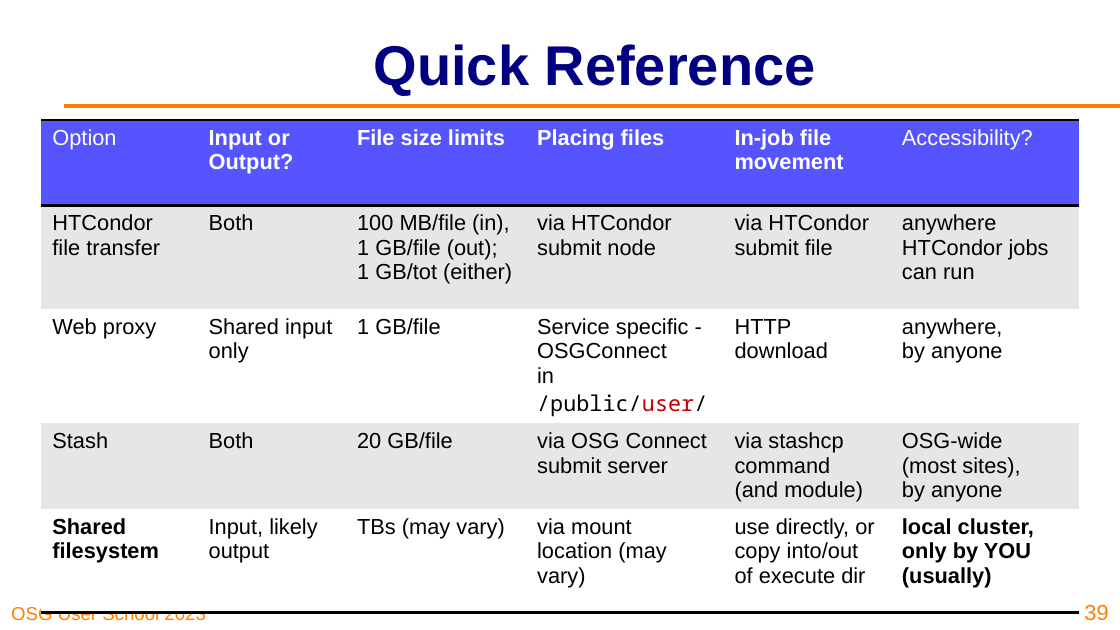
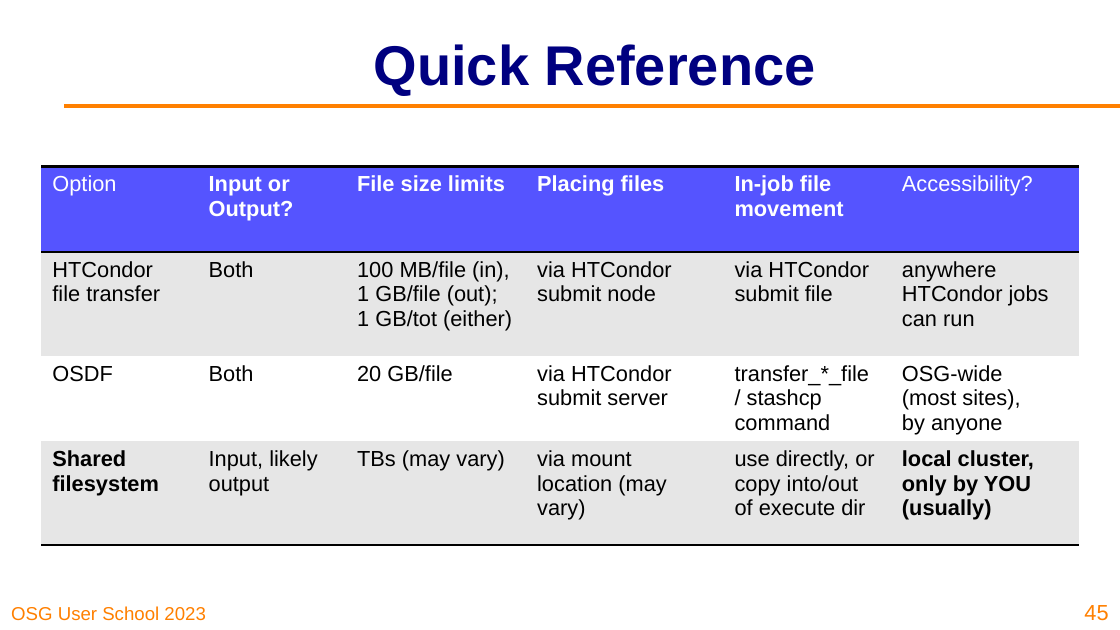
Before and after one commit to osg-htc/user-school-2023, a slide deck: slide 45 of docs/materials/data/files/osgus23-data.pptx (slide 39 before the commit). Drawn at 1120x630 pixels with LibreOffice and Linux fonts; fonts in the diff are those of the drawing; background and template pictures are left out. Boxes give left, top, right and bottom in pixels: in the first picture for what was removed or moved away, otherwise in the second. Text is boxed around its words. In the diff, an @@ line names an element or a change of style, - is before the commit and + after.

```diff
--- a/docs/materials/data/files/osgus23-data.pptx
+++ b/docs/materials/data/files/osgus23-data.pptx
@@ table at (x1=41, y1=167, x2=1080, y2=534) @@
-row 3: Web proxy | Shared input only | 1 GB/file | Service specific - / OSGConnect in /public/user/ | HTTP download | anywhere, / by anyone
-row 4: Stash | Both | 20 GB/file | via OSG Connect submit server | via stashcp command / (and module) | OSG-wide / (most sites), / by anyone
+row 3: OSDF | Both | 20 GB/file | via HTCondor submit server | transfer_*_file / stashcp command | OSG-wide / (most sites), / by anyone
@@ table resized from (x1=41, y1=120, x2=1080, y2=591) to (x1=41, y1=167, x2=1080, y2=534) @@
@@ page number at (x1=1084, y1=605, x2=1108, y2=621): text changed @@
-39
+45
```
Also in this commit, not shown: 15 other slides changed, 15 slides added, 11 slides removed, 1 other file.
